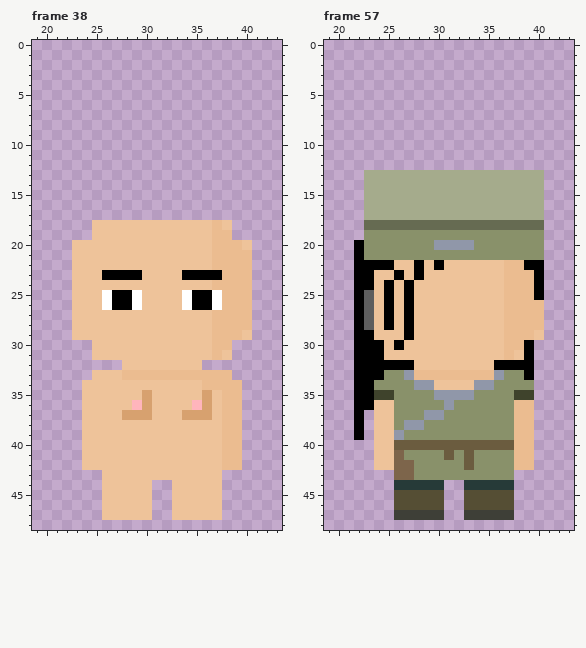
Two versions of one pixel-art file, GameData/图片素材/character.aseprite. That is the earlier state.
64x64 pixels, 161 frames. Pixels under 10% opacity are left out. Colours within 5 levels of each other are drawn and written as one. Shown: frame 38: x 19..43, y 0..48; frame 57: x 19..43, y 0..48. The commit also changed other frames, which this record leaves out.
After:
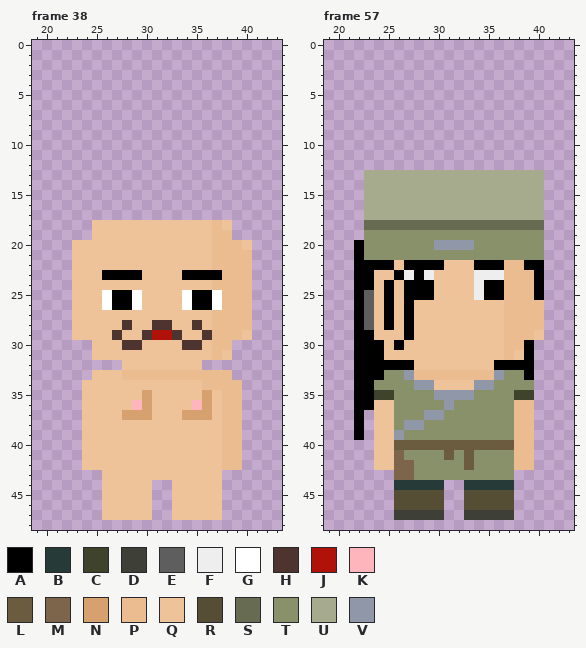
Palette (. is transparent): A #000000  B #263a38  C #3f432c  D #3e3f37  E #5e5e5e  F #eeeeee  G #ffffff  H #4e342e  J #b0120a  K #ffb5bc  L #6b5c3f  M #7d654b  N #d7a16f  P #ebbc90  Q #eec39a  R #554e34  S #666b52  T #89916a  U #a5ab8c  V #9097a9
The exact change:
Frame 38, layer "character_mouth":
y 28: x 28 Q -> H; x 31..32 QQ -> HH; x 35 Q -> H
y 29: x 27 Q -> H; x 30..33 QQQQ -> HJJH; x 36 Q -> H
y 30: x 28..29 QQ -> HH; x 34..35 QQ -> HH
Frame 57, layer "character_eye":
y 22: x 27 Q -> A; x 29 Q -> A; x 34..36 QQQ -> AAA
y 23: x 27 Q -> F; x 29 Q -> F; x 34..36 QQQ -> FFF
y 24..25: x 28..29 QQ -> AA; x 34..36 QQQ -> FAA
Boxes around the changes in both pictures, in picture pixels (x1, y1, x2, y2):
changed: (112, 320, 212, 350)
changed: (404, 260, 434, 300)
changed: (474, 260, 504, 300)
